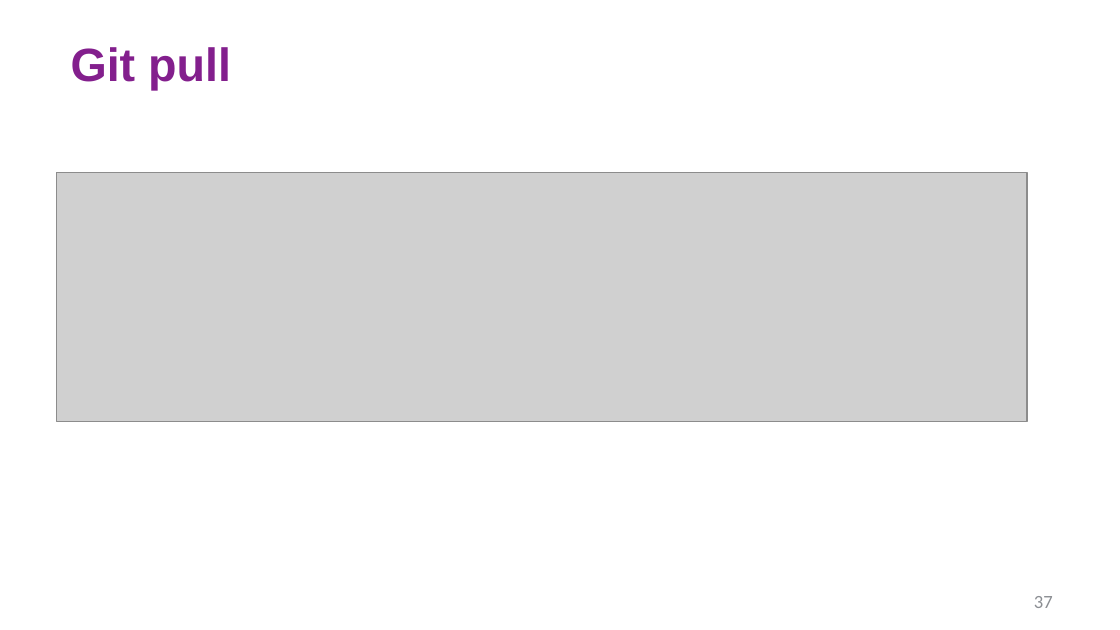
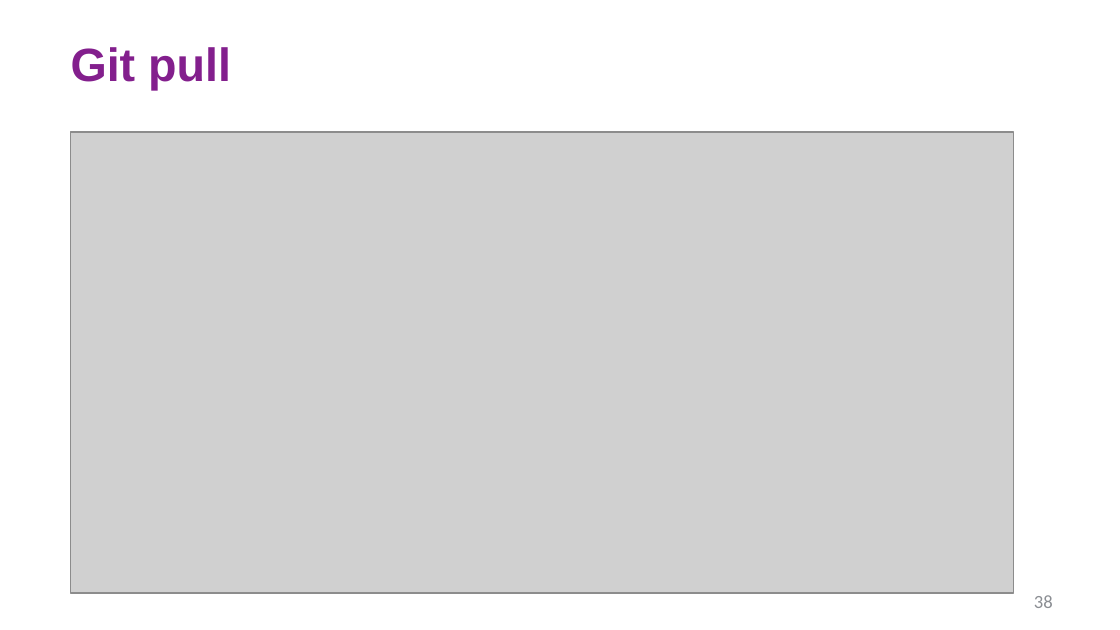
Before and after one commit to ryancrosbyr/SuttonTrust8-23, a slide deck: slide 38 of Introduction to Version Control.pptx (slide 37 before the commit). Drawn at 1120x630 pixels with LibreOffice and Linux fonts; fonts in the diff are those of the drawing; grey boxes stand for pictures; background and template pictures are left out. Boxes give left, top, right and bottom in pixels: in the first picture for what was removed or moved away, otherwise in the second. Text is boxed around its words. In the diff, an @@ line names an element or a change of style, - is before the commit and + after.

```diff
--- a/Introduction to Version Control.pptx
+++ b/Introduction to Version Control.pptx
@@ picture: place and size @@
-picture at bbox=[57, 172, 1027, 422]
+picture at bbox=[71, 132, 1014, 594]
@@ page number at bbox=[1034, 595, 1053, 608]: text changed @@
-37
+38
```
Also in this commit, not shown: 2 other slides changed, 2 slides added, 1 slide removed, 3 other files.
